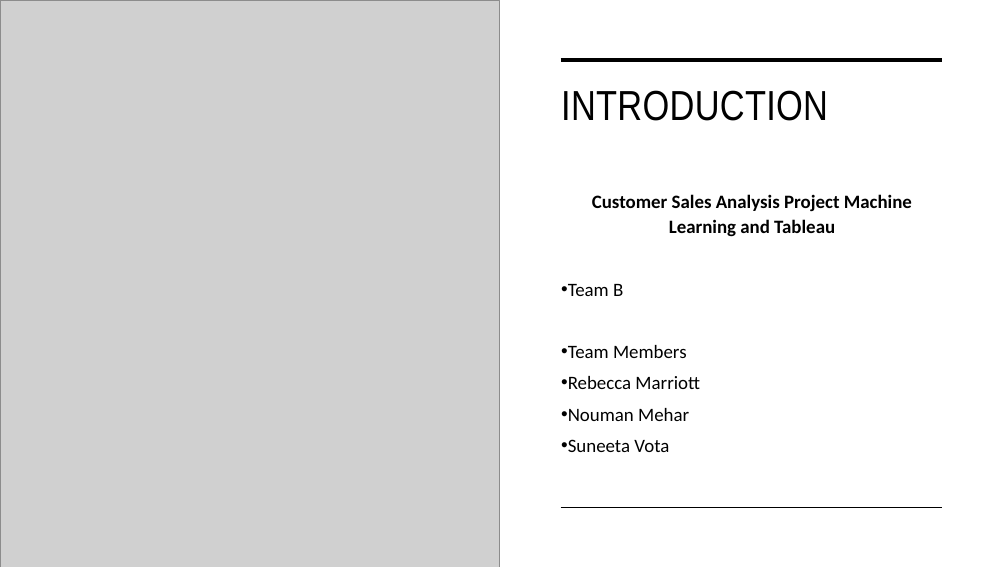
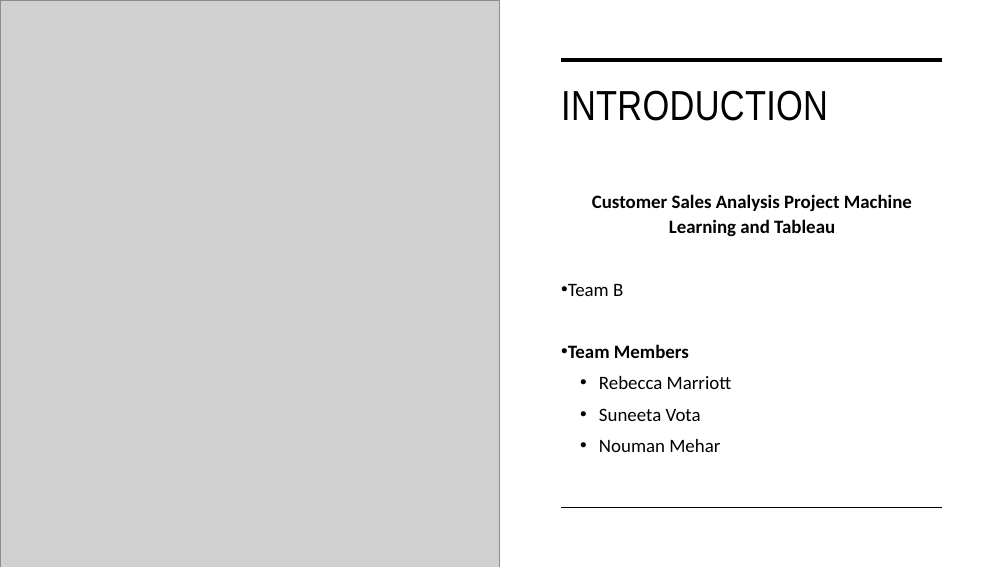
Before and after one commit to Becky139/Retail-Customer-Behavior-Analysis-using-Machine-Learning-Tableau, a slide deck: slide 1 of Team B Presentation (3).pptx. Drawn at 1008x567 pixels with LibreOffice and Linux fonts; fonts in the diff are those of the drawing; grey boxes stand for pictures. Boxes give left, top, right and bottom in pixels: in the first picture for what was removed or moved away, otherwise in the second. Text is boxed around its words. In the diff, an @@ line names an element or a change of style, - is before the commit and + after.

```diff
--- a/Team B Presentation (3).pptx
+++ b/Team B Presentation (3).pptx
@@ text at bbox=[568, 344, 732, 452]: bold on in "Team Members"; list level 1 to 2 in "Rebecca Marriott"; list level 1 to 2 in "Nouman Mehar" @@
@@ text at bbox=[599, 408, 701, 421]: paragraph added @@
+  • Suneeta Vota
@@ text at bbox=[568, 439, 669, 452]: paragraph removed @@
-• Suneeta Vota
```
Also in this commit, not shown: 2 other slides changed.
